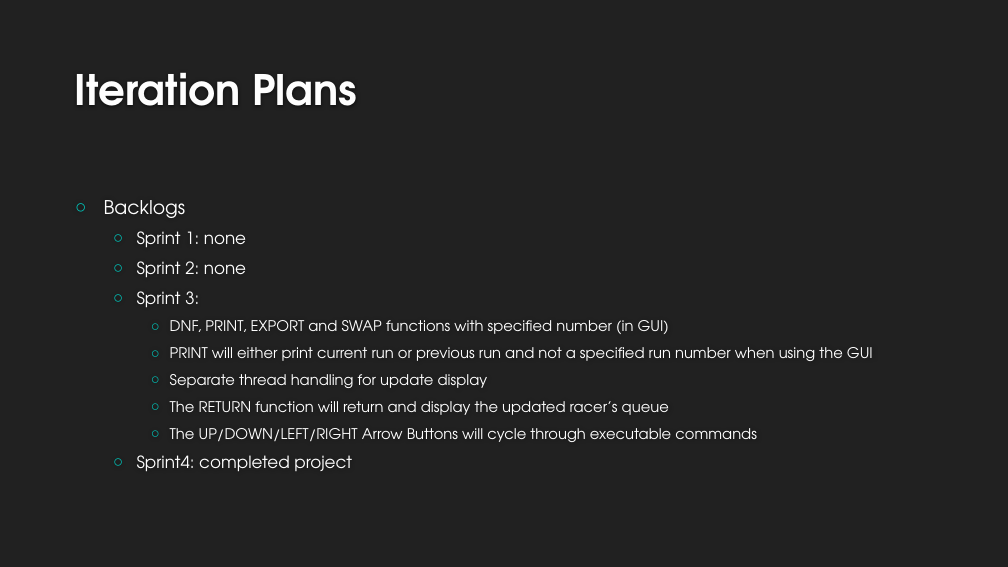
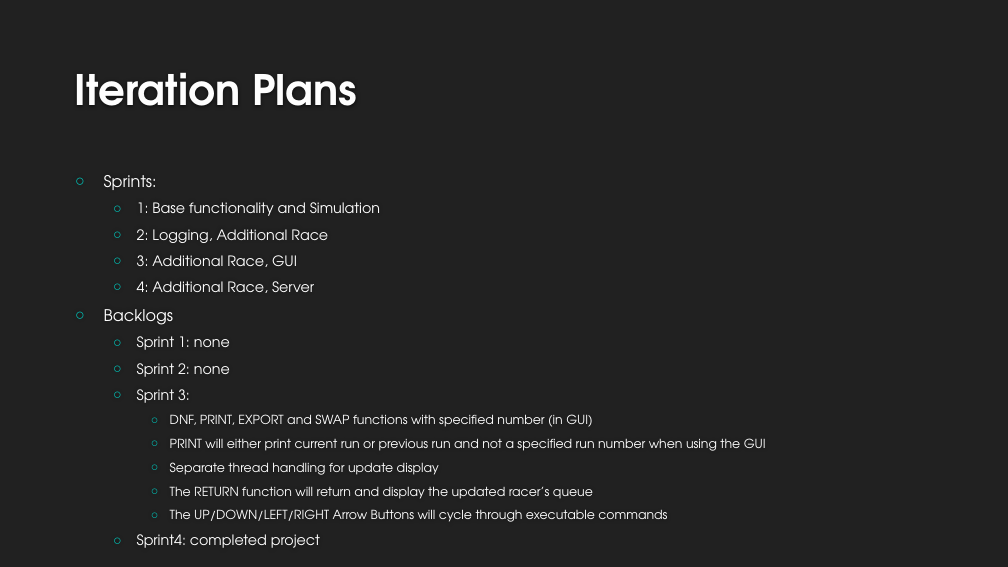
Before and after one commit to Fastwatch/FastWatch361, a slide deck: slide 6 of Artifacts/Presentation/Fastwatch.pptx. Drawn at 1008x567 pixels with LibreOffice and Linux fonts; fonts in the diff are those of the drawing; background and template pictures are left out. Boxes give left, top, right and bottom in pixels: in the first picture for what was removed or moved away, otherwise in the second. Text is boxed around its words. In the diff, an @@ line names an element or a change of style, - is before the commit and + after.

```diff
--- a/Artifacts/Presentation/Fastwatch.pptx
+++ b/Artifacts/Presentation/Fastwatch.pptx
@@ text at (104,175,380,293): paragraphs added @@
+○ Sprints:
+  ○ 1: Base functionality and Simulation
+  ○ 2: Logging, Additional Race
+  ○ 3: Additional Race, GUI
+  ○ 4: Additional Race, Server
@@ text at (104,309,766,548): size 18 to 15.3 pt in "Backlogs"; size 16 to 13.6 pt in "Sprint 1: none", "Sprint 2: none", "Sprint 3:", "Sprint4: completed project"; size 14 to 11.9 pt in "DNF, PRINT, EXPORT and SWAP functions with ...", "PRINT will either print current run or ...", "Separate thread handling for update display", "The RETURN function will return and display ..." and 1 more places @@
```
Also in this commit, not shown: 1 other slide changed.
